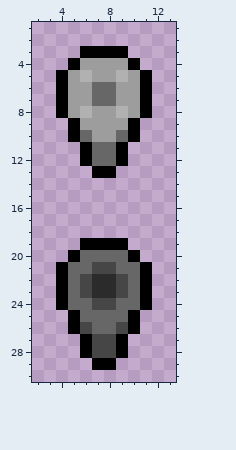
Edited in one commit: pixel-art sprite (Assets/WalkingTurret/WalkingTurretLegs.png). The first picture shows the starting point.
The file is 16x32 pixels. Shown: x 2..13, y 1..30.
The result:
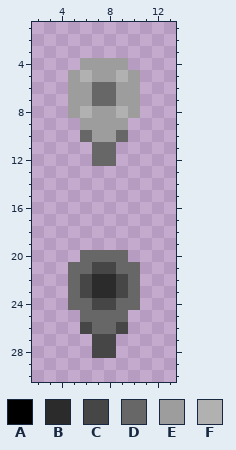
Palette (. is transparent): A #000000  B #2b2b2b  C #464646  D #676767  E #9d9d9d  F #b1b1b1
What changed:
Changed rows in their new state; - is an unchanged pixel.
first column x 4:
 3 --....--
 4 -.----.-
 5 .------.
 6 .------.
 7 .------.
 8 .------.
 9 -.----.-
10 -.----.-
11 --.--.--
12 --.--.--
13 ---..---
first column x 4:
19 --....--
20 -.----.-
21 .------.
22 .------.
23 .------.
24 .------.
25 -.----.-
26 -.----.-
27 --.--.--
28 --.--.--
29 ---..---
